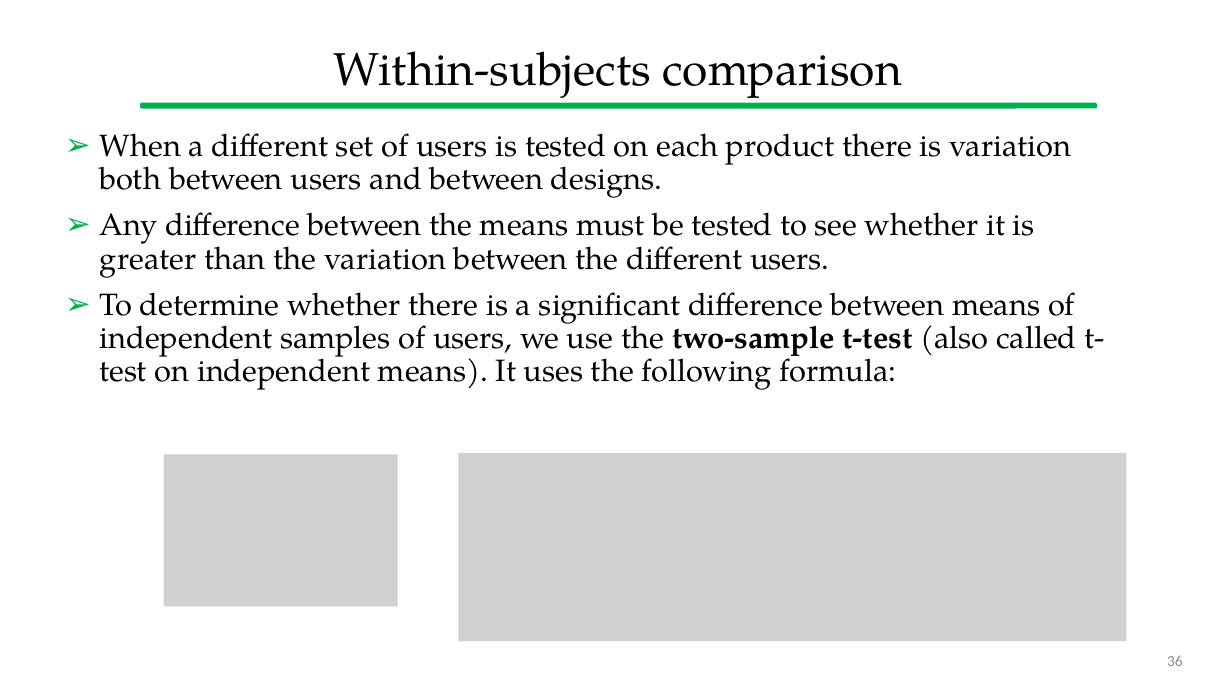
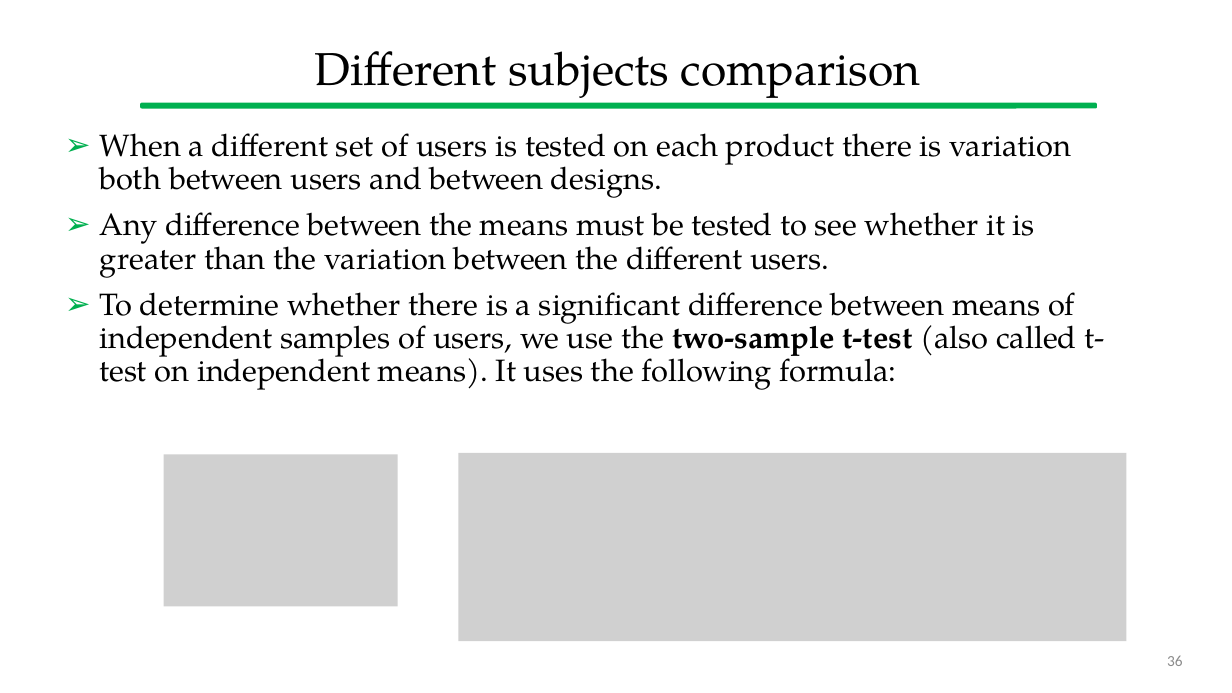
Before and after one commit to gcappon/bwthw, a slide deck: slide 36 of theory_11-usability_evaluation/theory_11-usability_evaluation.pptx. Drawn at 1232x693 pixels with LibreOffice and Linux fonts; fonts in the diff are those of the drawing; grey boxes stand for pictures. Boxes give left, top, right and bottom in pixels: in the first picture for what was removed or moved away, otherwise in the second. Text is boxed around its words. In the diff, an @@ line names an element or a change of style, - is before the commit and + after.

```diff
--- a/theory_11-usability_evaluation/theory_11-usability_evaluation.pptx
+++ b/theory_11-usability_evaluation/theory_11-usability_evaluation.pptx
@@ title at box(315, 51, 921, 98): text changed @@
-Within-subjects comparison
+Different subjects comparison
```
Also in this commit, not shown: 2 other files.
